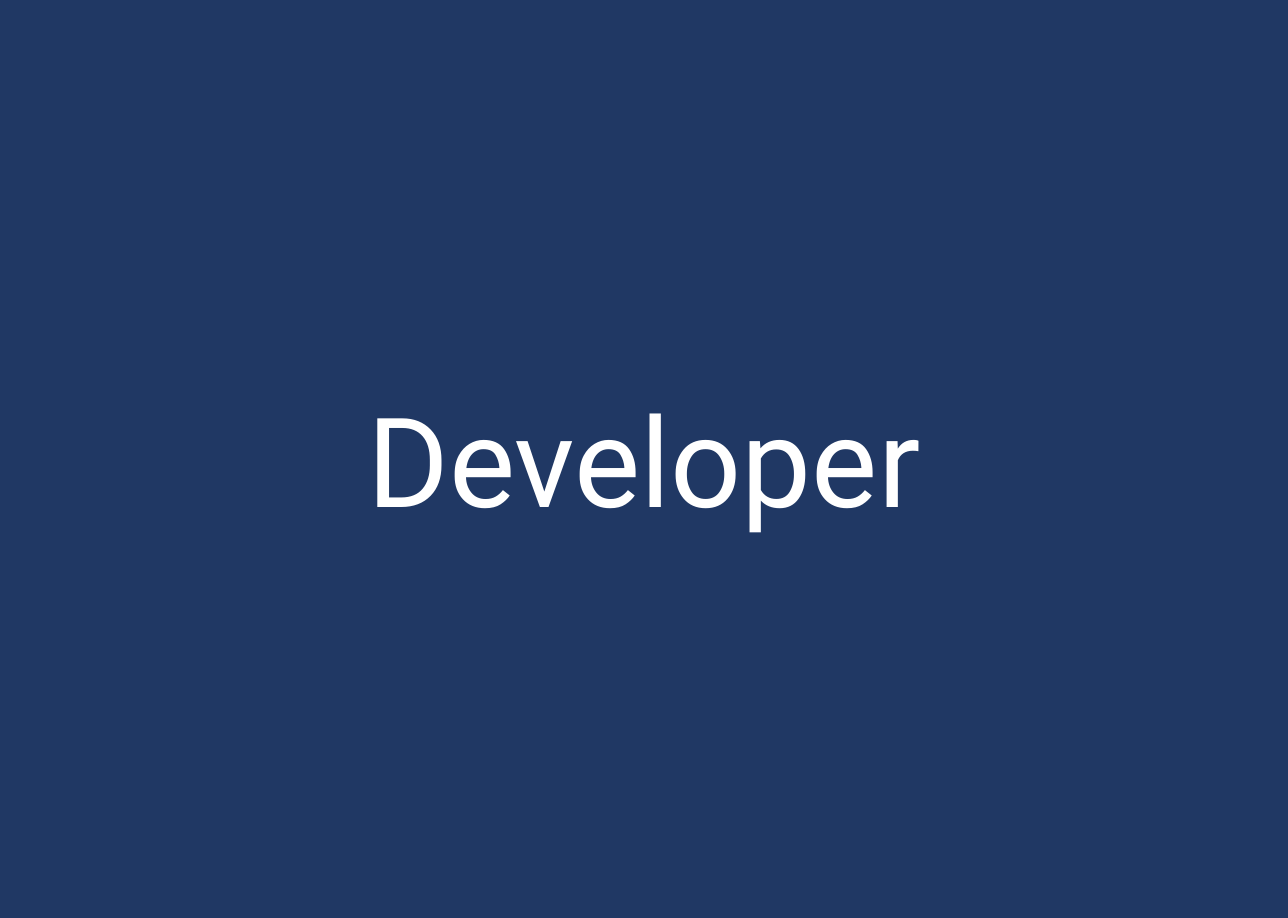
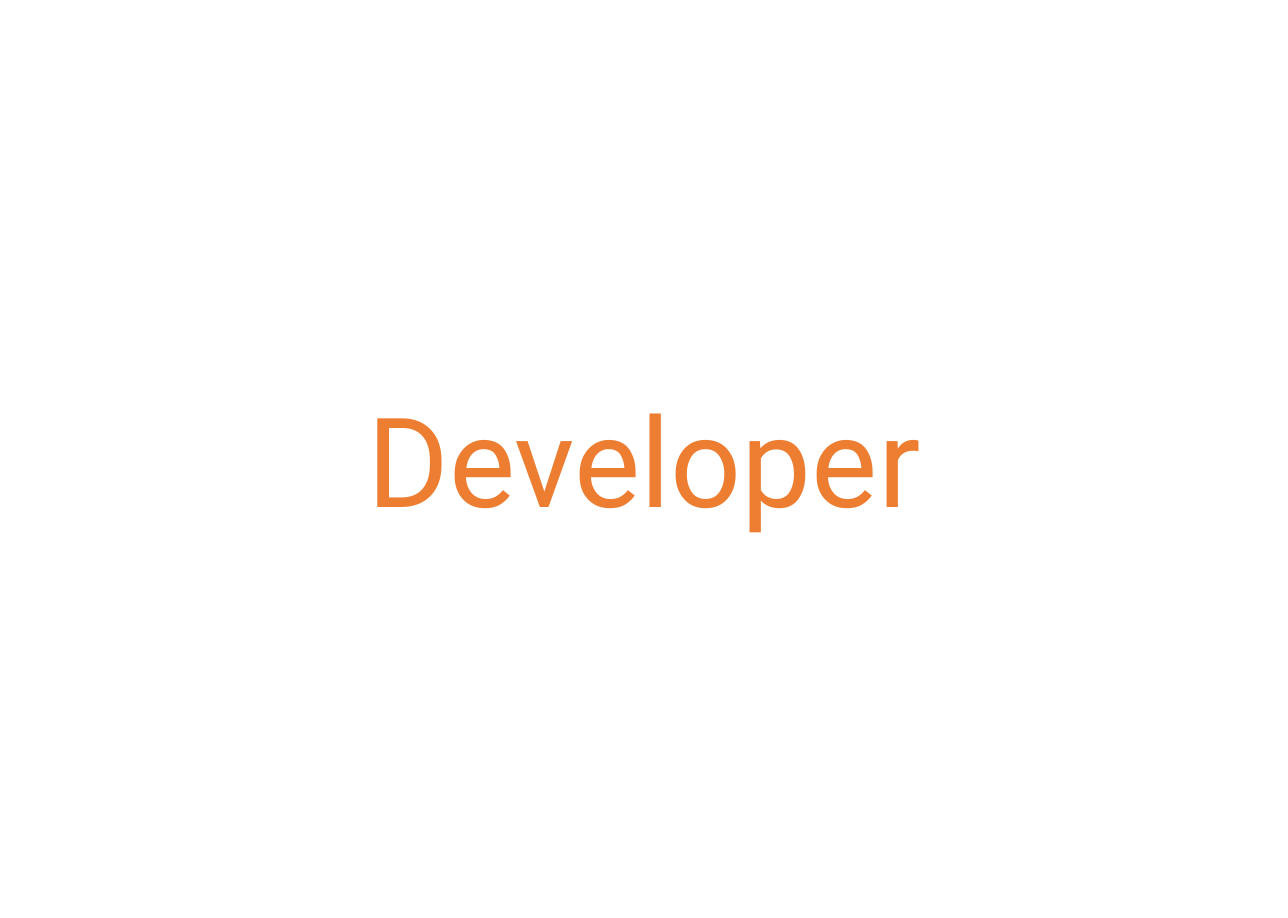
Before and after one commit to ScrumFacilitators/Exploring-Self-Management, a slide deck: slide 37 of Exploring Self-Management.pptx. Drawn at 1288x918 pixels with LibreOffice and Linux fonts; fonts in the diff are those of the drawing; background and template pictures are left out. Boxes give left, top, right and bottom in pixels: in the first picture for what was removed or moved away, otherwise in the second. Text is boxed around its words. In the diff, an @@ line names an element or a change of style, - is before the commit and + after.

Commit message:
Made it more colour blind friendly and this should fixes #1

```diff
--- a/Exploring Self-Management.pptx
+++ b/Exploring Self-Management.pptx
@@ background #203864 to #FFFFFF @@
@@ text "Developer" at [368,413,921,533]: text colour #FFFFFF to #ED7D31 @@
```
Also in this commit, not shown: 16 other slides changed.
